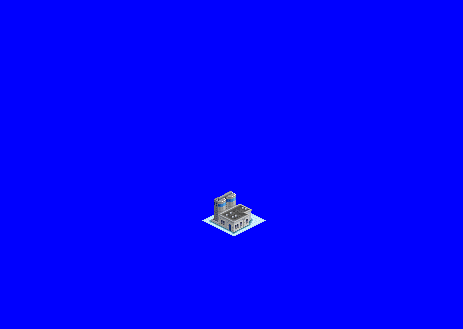
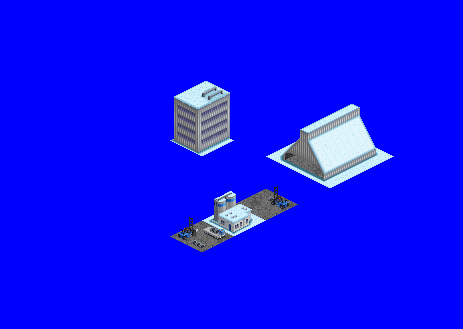
Comparing the layer stacks of the two 463×329 images. Changes:
showed group "greeble tile1" (4 layers) over bbox(170, 217, 234, 252)
painted on "snow" (1st of 5, in "small building") over bbox(211, 191, 252, 224)
showed group "greeble tile2" (3 layers) over bbox(234, 186, 298, 220)
showed group "Stockpile building" (6 layers) over bbox(266, 104, 394, 188)
"snow" (3rd of 5, in "Stockpile building"): blend dissolve → normal, painted on it over bbox(266, 104, 394, 188)
showed group "large building" (1st of 2) (4 layers) over bbox(170, 81, 234, 156)
added layer "snow" (5th of 5, in "large building") in group "large building" over bbox(170, 81, 234, 156)
